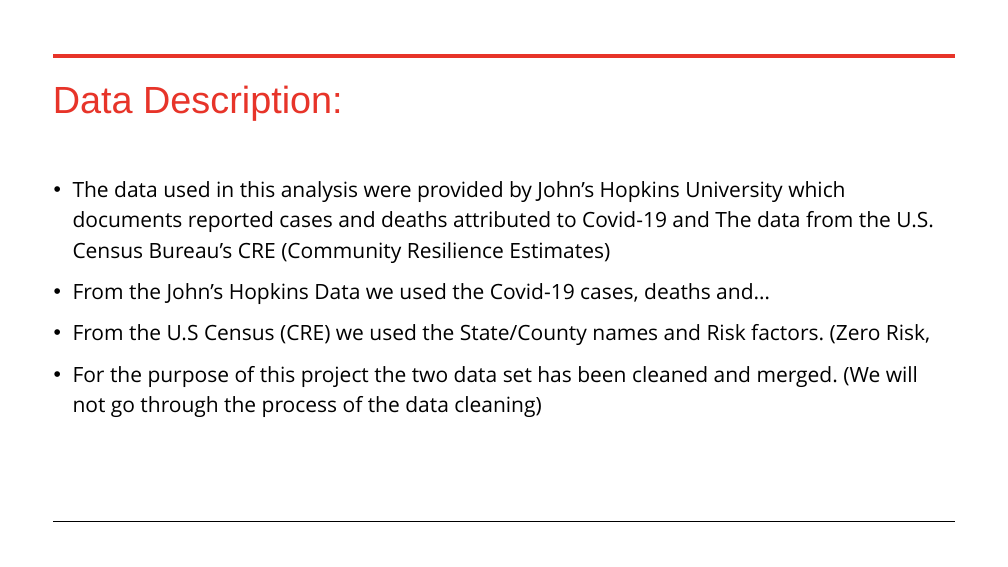
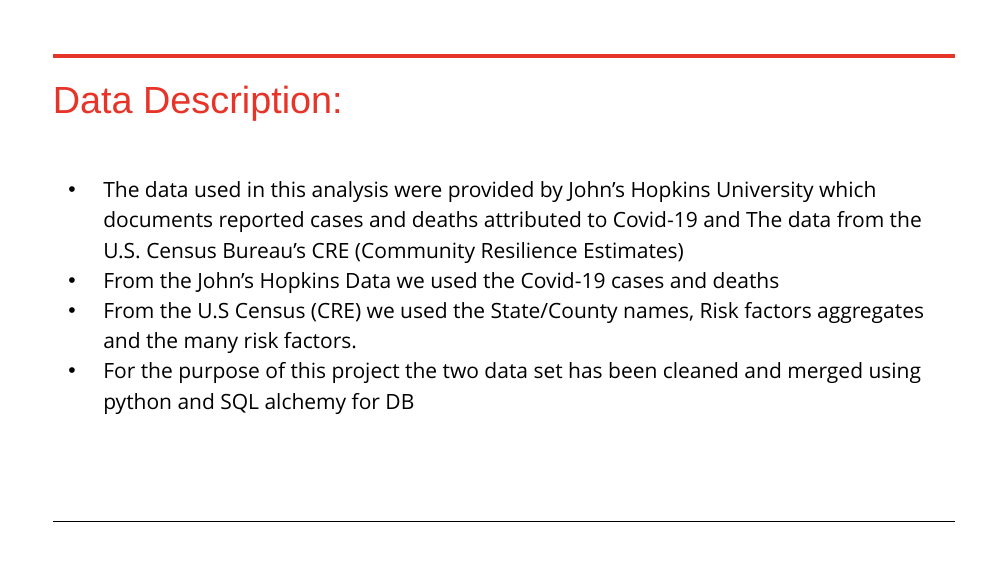
Before and after one commit to raksnotes/Final-Capstone-, a slide deck: slide 6 of FinalCapstonePP.pptx (slide 5 before the commit). Drawn at 1008x567 pixels with LibreOffice and Linux fonts; fonts in the diff are those of the drawing. Boxes give left, top, right and bottom in pixels: in the first picture for what was removed or moved away, otherwise in the second. Text is boxed around its words. In the diff, an @@ line names an element or a change of style, - is before the commit and + after.

```diff
--- a/FinalCapstonePP.pptx
+++ b/FinalCapstonePP.pptx
@@ text at (x1=103, y1=181, x2=922, y2=263): indent changed @@
@@ text at (x1=103, y1=272, x2=924, y2=414): text changed @@
-• From the John’s Hopkins Data we used the Covid-19 cases, deaths and…
-• From the U.S Census (CRE) we used the State/County names and Risk factors. (Zero Risk,
-• For the purpose of this project the two data set has been cleaned and merged. (We will not go through the process of the data cleaning)
+• From the John’s Hopkins Data we used the Covid-19 cases and deaths
+• From the U.S Census (CRE) we used the State/County names, Risk factors aggregates and the many risk factors.
+• For the purpose of this project the two data set has been cleaned and merged using python and SQL alchemy for DB
```
Also in this commit, not shown: 7 other slides changed, 5 slides added, 2 slides removed, 9 other files.
